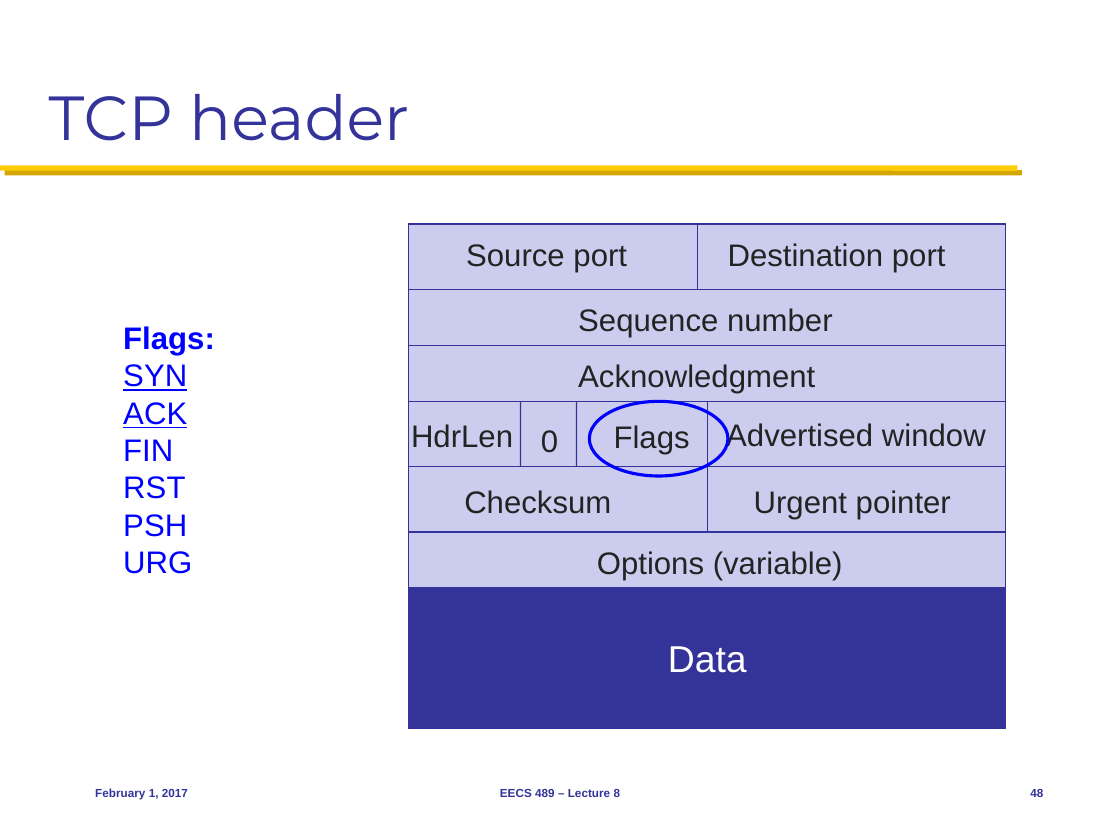
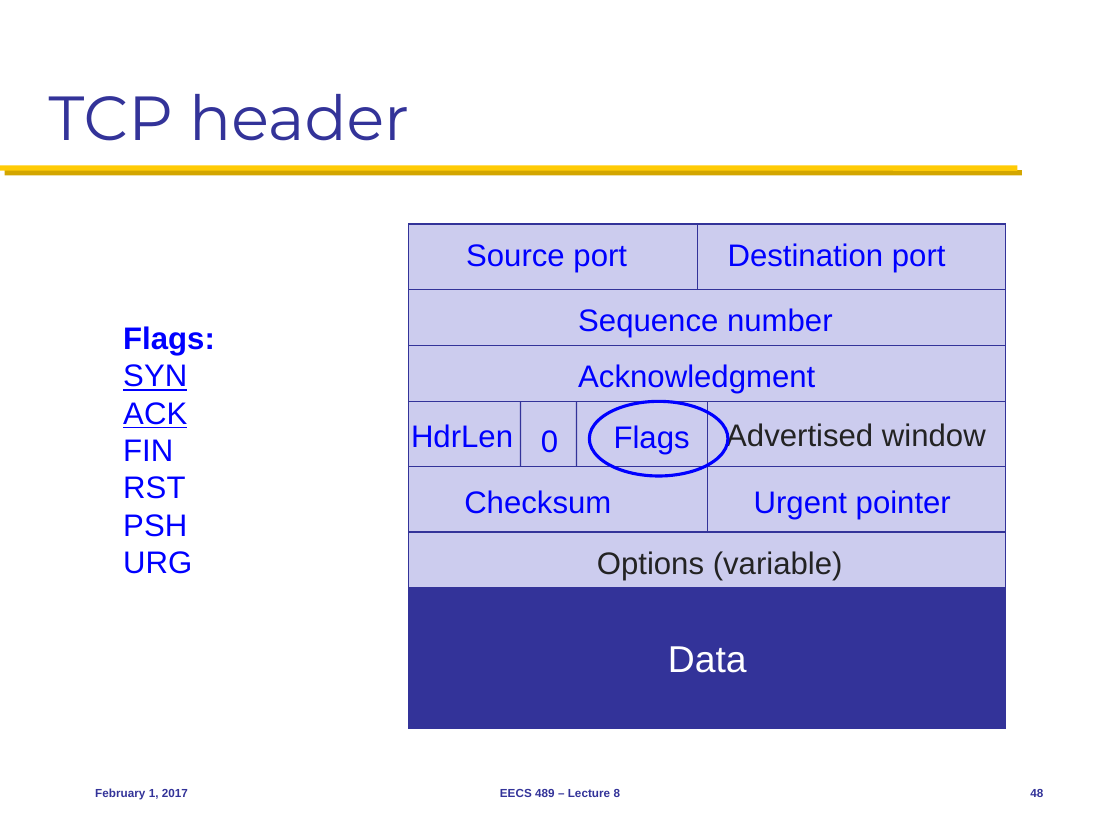
Before and after one commit to mosharaf/eecs489, a slide deck: slide 48 of Slides/020117.pptx. Drawn at 1120x840 pixels with LibreOffice and Linux fonts; fonts in the diff are those of the drawing. Boxes give left, top, right and bottom in pixels: in the first picture for what was removed or moved away, otherwise in the second. Text is boxed around its words. In the diff, an @@ line names an element or a change of style, - is before the commit and + after.

```diff
--- a/Slides/020117.pptx
+++ b/Slides/020117.pptx
@@ text colour #232323 to #0000FF in 9 elements at [466, 244, 627, 272], [728, 243, 946, 272], [578, 308, 833, 337], [578, 364, 815, 393], [411, 424, 513, 448], [614, 425, 690, 454], [541, 430, 558, 453], [464, 490, 611, 514], [754, 490, 951, 520] @@
```
Also in this commit, not shown: 1 other slide changed.
